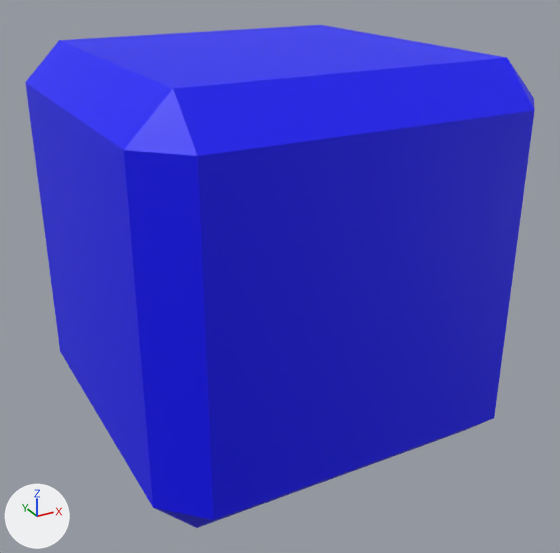
The FBX model Assets/Block_Wall.fbx, before and after one commit.
The view is the same before and after, from a 50 mm lens placed at (-0.01412, -0.02227, 0.0125), pointed at (-0.00489, -0.0055, 0.00412). The axes (+X, +Y, +Z) are drawn at lower left. The lights are the same throughout. Where no turn or scale is listed for an object, it has been applied to the vertices. Vertices at the same position are counted once.
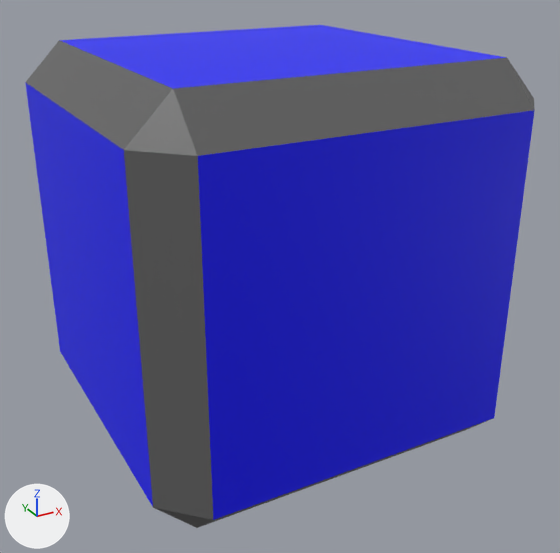
The newer file is also turned or shifted as a whole; pictures and numbers use the older file's frame.

The change in detail:
Material 'lambert22' (mat_lambert22) is new.
Its base color is (0.122, 0.122, 0.122) (dark grey #626262).
me_mesh has 24 vertices, 44 faces and spans x -0.005..0.005, y -0.005..0.005, z -0.005..0.005.
me_mesh is used by ob_pcube2; location (-0.005, -0.005, 0.005).
me_mesh part 1: all 32 faces centred in x -0.00467..0.00467, y -0.00467..0.00467, z -0.00467..0.00467 switch from mat_lambert4 (blue #0000ff) to mat_lambert22 (dark grey #626262).

Where the change shows, as pixel boxes (x1, y1, x2, y2) in the pictures (560 x 553 px):
part 1 of me_mesh, recoloured (blue to grey): (26, 40, 535, 528) in both
